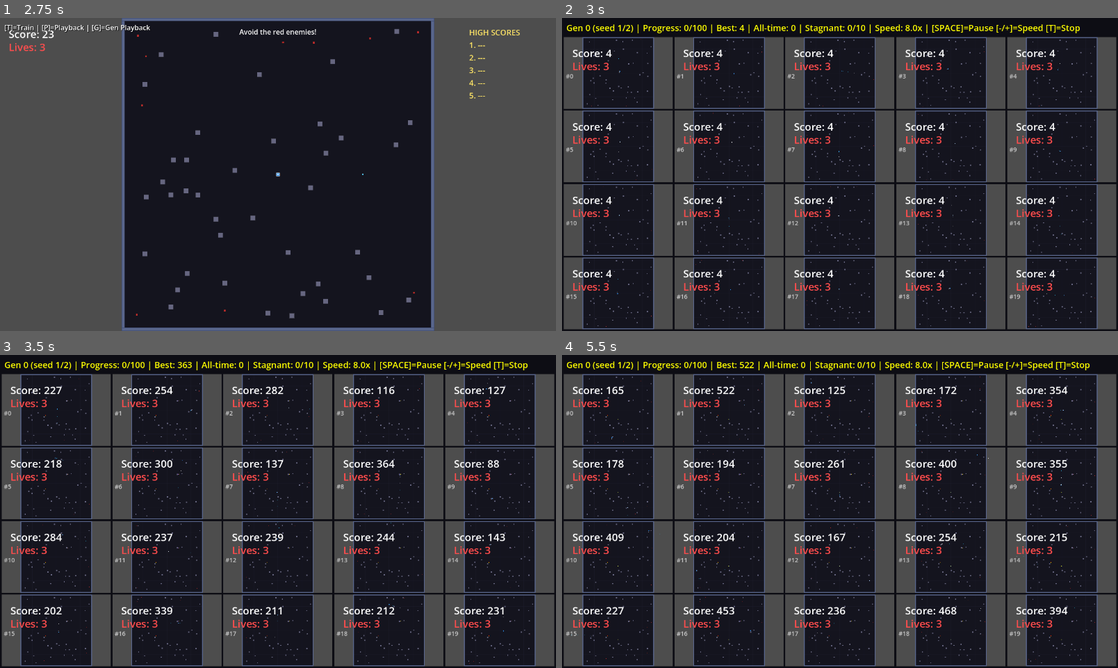
Above: before the commit, frames 1-4 (two rows, left to right).
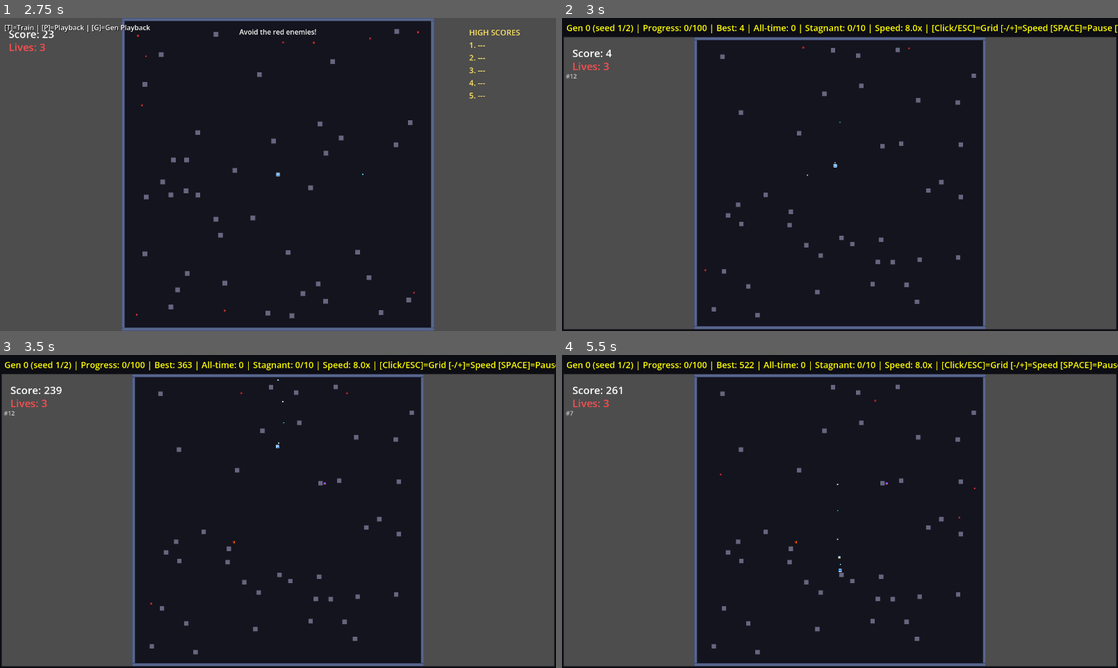
Above: after the commit, the same moments.

Repository: aryavolkan/evolve
Game: Godot game, scene res://main.tscn
Two runs of this game, one before a commit and one after it. Both use one fixed random seed, a clock stepped at 60 frames per second and the inputs below.
Inputs (mouse positions are in pixels of both pictures, inside the frame that each line leads up to):
- Up to frame 1 (2.75 s): tap Enter (ui_accept) at 0.5, 0.77, 1.52 s; move the mouse to (400, 158) at 0.52 s; hold D (shoot_right) 0.53-1.28 s; hold T 0.53-1.28 s; click (400, 158) at 0.67 s; tap Shift at 0.8, 1.35 s; move the mouse to (166, 190) at 1.27 s; hold S (shoot_down) 1.28-2.03 s; click (166, 190) at 1.42 s; tap H at 1.55 s; move the mouse to (333, 105) at 2.02 s; hold D (shoot_right) from 2.03 s (still down); hold H from 2.03 s (still down); click (333, 105) at 2.17 s; tap T at 2.3 s
- Up to frame 2 (3 s): move the mouse to (812, 237) at 2.77 s; release D (shoot_right) at 2.78 s; release H at 2.78 s; hold W (shoot_up) from 2.78 s (still down); tap T at 2.85 s; click (812, 237) at 2.92 s
- Up to frame 3 (3.5 s): keep holding W (shoot_up); tap Enter (ui_accept) at 3.02 s; tap Shift at 3.05 s
- Up to frame 4 (5.5 s): move the mouse to (1006, 558) at 3.52 s; release W (shoot_up) at 3.53 s; hold Shift 3.53-4.28 s; hold A (shoot_left) 3.53-5.03 s; click (1006, 558) at 3.67 s; tap Enter (ui_accept) at 3.77, 4.52 s; tap H at 3.8, 4.35 s; tap Escape (ui_cancel) at 4.15 s; move the mouse to (673, 464) at 4.27 s; click (673, 464) at 4.42 s; tap T at 4.55 s; move the mouse to (867, 511) at 5.02 s; hold S (shoot_down) from 5.03 s (still down); hold P from 5.03 s (still down); click (867, 511) at 5.17 s; tap Shift at 5.3 s

Frame 1 is identical in both runs. In frame 2, 44% of the frame differs, in the area x 0-100%, y 2-100%; in frame 3, 44%; in frame 4, 44%.

Commit message:
Add click-to-fullscreen for training arenas
Click any arena in the training grid to expand it to fullscreen.
Click outside the arena or press ESC to return to grid view.
Stats bar shows context-aware controls hint.

Key fix: emit size_changed signal to trigger Godot's internal
layout system, which properly updates SubViewportContainer sizes.

Co-Authored-By: Claude Opus 4.5 <noreply@anthropic.com>

Diff:
--- a/training_manager.gd
+++ b/training_manager.gd
@@ -88,6 +88,9 @@
 var saved_time_scale: float = 1.0
 var training_complete: bool = false  # Shows results screen at end
 
+# Fullscreen arena view
+var fullscreen_arena_index: int = -1  # -1 = grid view, 0+ = fullscreen arena slot
+
 # Preloaded scripts
 var NeuralNetworkScript = preload("res://ai/neural_network.gd")
 var AISensorScript = preload("res://ai/sensor.gd")
@@ -101,6 +104,33 @@
 
 
 var _space_was_pressed: bool = false
+
+
+func _input(event: InputEvent) -> void:
+	if current_mode != Mode.TRAINING:
+		return
+
+	# ESC exits fullscreen
+	if event.is_action_pressed("ui_cancel") and fullscreen_arena_index >= 0:
+		exit_fullscreen()
+		get_viewport().set_input_as_handled()
+		return
+
+	# Mouse click toggles fullscreen
+	if event is InputEventMouseButton and event.pressed and event.button_index == MOUSE_BUTTON_LEFT:
+		var clicked_index = get_arena_at_position(event.position)
+
+		if fullscreen_arena_index >= 0:
+			# In fullscreen - only exit if clicking outside the arena
+			if clicked_index != fullscreen_arena_index:
+				exit_fullscreen()
+				get_viewport().set_input_as_handled()
+		else:
+			# In grid view - enter fullscreen if clicking on an arena
+			if clicked_index >= 0:
+				enter_fullscreen(clicked_index)
+				get_viewport().set_input_as_handled()
+
 
 func _process(_delta: float) -> void:
 	# Handle SPACE for pause toggle (runs even when paused due to PROCESS_MODE_ALWAYS)
@@ -259,6 +289,9 @@
 		destroy_pause_overlay()
 		is_paused = false
 
+	# Reset fullscreen state
+	fullscreen_arena_index = -1
+
 	current_mode = Mode.HUMAN
 	Engine.time_scale = 1.0
 
@@ -378,6 +411,11 @@
 	# Ensure container is correctly sized first
 	_update_container_size()
 
+	# If in fullscreen mode, apply fullscreen layout instead
+	if fullscreen_arena_index >= 0:
+		_apply_fullscreen_layout()
+		return
+
 	var size = get_window_size()
 	var grid = get_grid_dimensions()
 	var cols = grid.cols
@@ -398,10 +436,73 @@
 		eval_instances[i].container.size = Vector2(arena_w, arena_h)
 
 
+func get_arena_at_position(pos: Vector2) -> int:
+	## Return the slot index of the arena at the given screen position, or -1 if none.
+	for i in eval_instances.size():
+		var container = eval_instances[i].container
+		if not is_instance_valid(container):
+			continue
+		var rect = Rect2(container.position, container.size)
+		if rect.has_point(pos):
+			return i
+	return -1
+
+
+func enter_fullscreen(slot_index: int) -> void:
+	## Expand the arena at slot_index to fullscreen.
+	if slot_index < 0 or slot_index >= eval_instances.size():
+		return
+
+	fullscreen_arena_index = slot_index
+
+	# Hide all other arena containers
+	for i in eval_instances.size():
+		if i != slot_index and is_instance_valid(eval_instances[i].container):
+			eval_instances[i].container.visible = false
+
+	# Emit size_changed to trigger proper layout update
+	get_tree().root.size_changed.emit()
+
+
+func exit_fullscreen() -> void:
+	## Return from fullscreen to grid view.
+	fullscreen_arena_index = -1
+
+	# Show all arena containers
+	for i in eval_instances.size():
+		if is_instance_valid(eval_instances[i].container):
+			eval_instances[i].container.visible = true
+
+	# Emit size_changed to trigger proper layout update
+	get_tree().root.size_changed.emit()
+
+
+func _apply_fullscreen_layout() -> void:
+	## Position the fullscreen arena to fill the screen below the stats bar.
+	if fullscreen_arena_index < 0 or fullscreen_arena_index >= eval_instances.size():
+		return
+
+	var container = eval_instances[fullscreen_arena_index].container
+	if not is_instance_valid(container):
+		return
+
+	var win_size = get_window_size()
+	var top_margin = 40
+	var gap = 4
+
+	var new_pos = Vector2(gap, top_margin + gap)
+	var new_size = Vector2(win_size.x - gap * 2, win_size.y - top_margin - gap * 2)
+
+	# Set position and size (same as grid layout does)
+	container.position = new_pos
+	container.size = new_size
+
+
 func create_eval_instance(individual_index: int, grid_x: int, grid_y: int) -> Dictionary:
 	## Create a SubViewport with a game instance for evaluation.
 	var container = SubViewportContainer.new()
 	container.stretch = true
+	container.mouse_filter = Control.MOUSE_FILTER_PASS  # Allow clicks to pass through for fullscreen toggle
 	training_container.add_child(container)
 
 	# Set initial position and size immediately (don't wait for deferred update)
@@ -489,6 +590,14 @@
 		var instance = create_eval_instance(i, grid_x, grid_y)
 		eval_instances.append(instance)
 
+	# Restore fullscreen state if active
+	if fullscreen_arena_index >= 0:
+		# Hide all except fullscreen arena
+		for i in eval_instances.size():
+			if i != fullscreen_arena_index:
+				eval_instances[i].container.visible = false
+		_apply_fullscreen_layout()
+
 
 func replace_eval_instance(slot_index: int, individual_index: int) -> void:
 	## Replace a completed evaluation slot with a new individual.
@@ -504,6 +613,15 @@
 	# Create new instance in same slot
 	var new_instance = create_eval_instance(individual_index, grid_x, grid_y)
 	eval_instances[slot_index] = new_instance
+
+	# Handle fullscreen mode
+	if fullscreen_arena_index >= 0:
+		if slot_index == fullscreen_arena_index:
+			# This is the fullscreen slot - resize to fullscreen
+			_apply_fullscreen_layout()
+		else:
+			# Not the fullscreen slot - hide it
+			new_instance.container.visible = false
 
 
 func cleanup_training_instances() -> void:
@@ -630,7 +748,15 @@
 				best_current = eval.scene.score
 
 		var seed_info = "seed %d/%d" % [current_eval_seed + 1, evals_per_individual]
-		stats_label.text = "Gen %d (%s) | Progress: %d/%d | Best: %.0f | All-time: %.0f | Stagnant: %d/%d | Speed: %.1fx | [SPACE]=Pause [-/+]=Speed [T]=Stop" % [
+
+		# Show different controls hint based on fullscreen state
+		var controls_hint: String
+		if fullscreen_arena_index >= 0:
+			controls_hint = "[Click/ESC]=Grid [-/+]=Speed [SPACE]=Pause [T]=Stop"
+		else:
+			controls_hint = "[Click]=Fullscreen [-/+]=Speed [SPACE]=Pause [T]=Stop"
+
+		stats_label.text = "Gen %d (%s) | Progress: %d/%d | Best: %.0f | All-time: %.0f | Stagnant: %d/%d | Speed: %.1fx | %s" % [
 			generation,
 			seed_info,
 			evaluated_count,
@@ -639,7 +765,8 @@
 			all_time_best,
 			generations_without_improvement,
 			stagnation_limit,
-			time_scale
+			time_scale,
+			controls_hint
 		]
 
 
